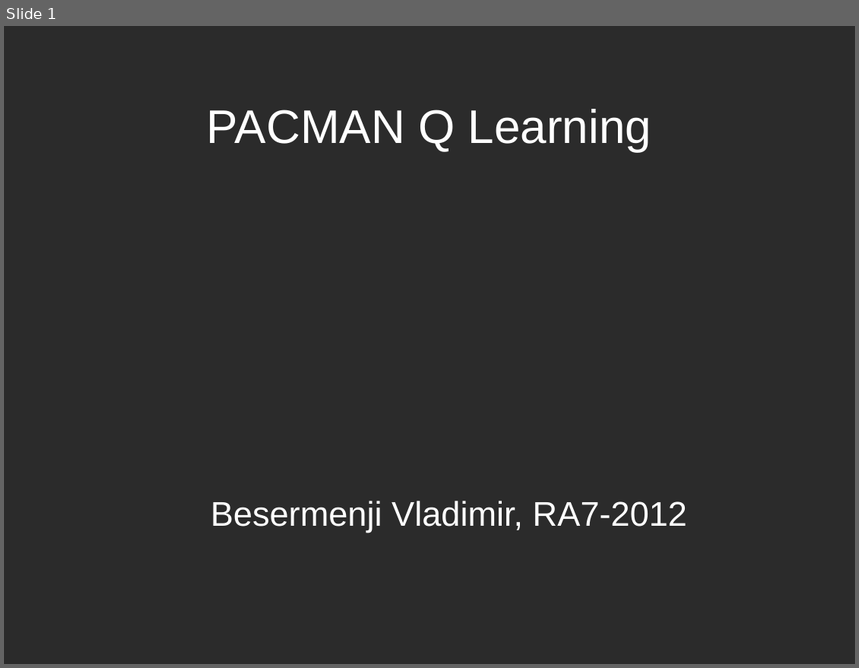
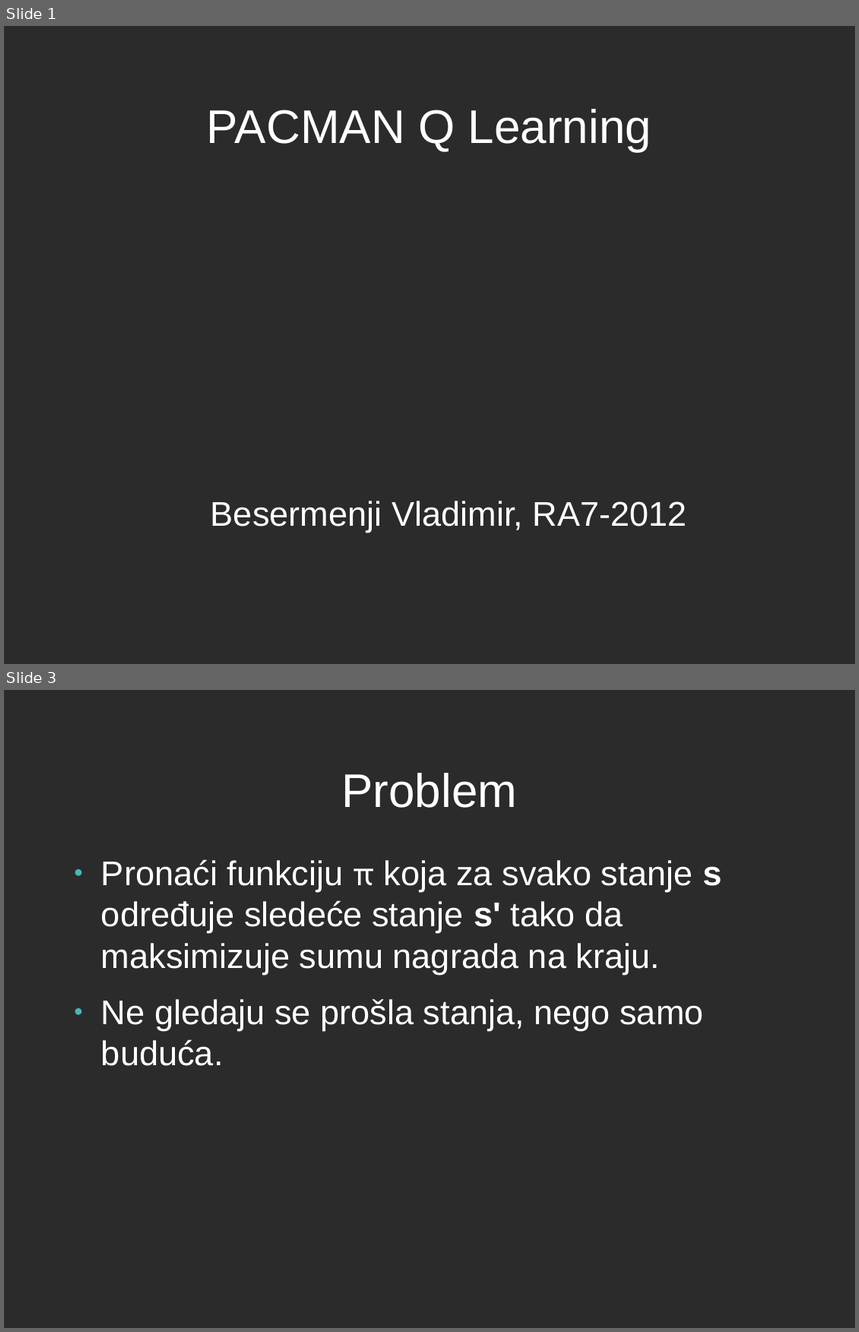
Before and after one commit to Besermenji/PacMan---Q-learning, a slide deck: Zavrsna prezentacija.odp. Shown one above the other, each under a label of ours: slide 1 before the commit, slides 1 and 3 after it; the slides between them are not shown. The pictures are 859x668 and 859x1332 pixels, drawn with LibreOffice and Linux fonts; fonts in the diff are those of the drawing; background and template pictures are left out; a plain dark background stands for a picture behind light text. Boxes give left, top, right and bottom in pixels: in the first picture for what was removed or moved away, otherwise in the second. Text is boxed around its words. In the diff, an @@ line names an element or a change of style, - is before the commit and + after.

```diff
--- a/Zavrsna prezentacija.odp
+++ b/Zavrsna prezentacija.odp
@@ slide 3 added at <box>4,690,855,1328</box>, background picture (left out) @@
@@ title added at <box>341,773,517,808</box>, 44 pt, text #FFFFFF @@
+Problem
@@ text added at <box>101,859,722,1066</box>, 32 pt, text #FFFFFF @@
+● Pronaći funkciju π koja za svako stanje s određuje sledeće stanje s' tako da maksimizuje sumu nagrada na kraju.
+● Ne gledaju se prošla stanja, nego samo buduća.
```
Also in this commit, not shown: 1 slide changed, 5 other slides added, 1 other file.
